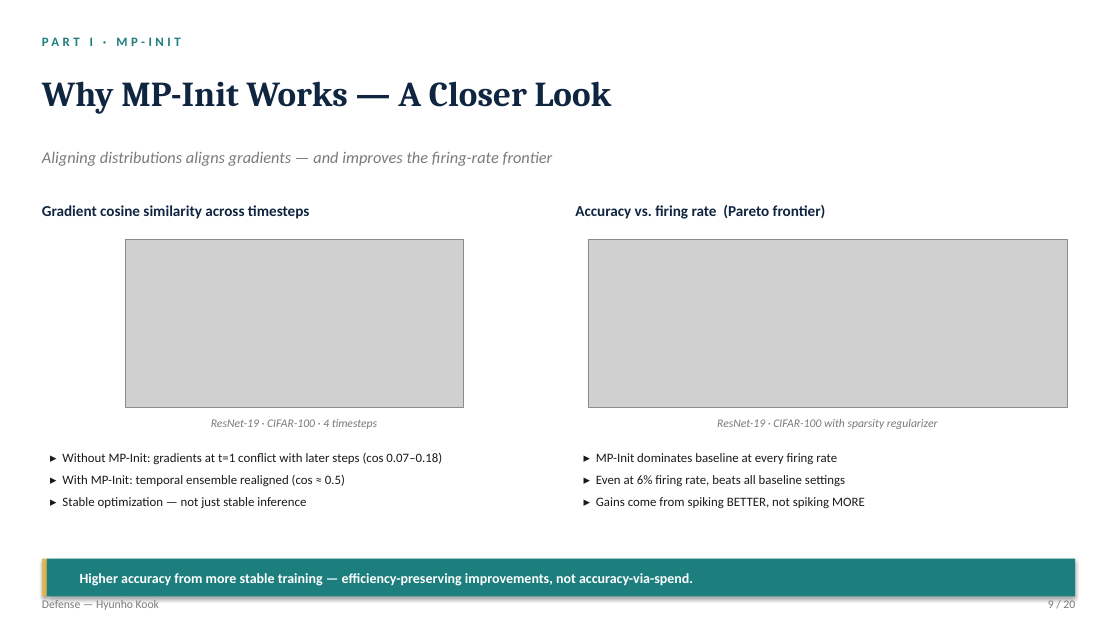
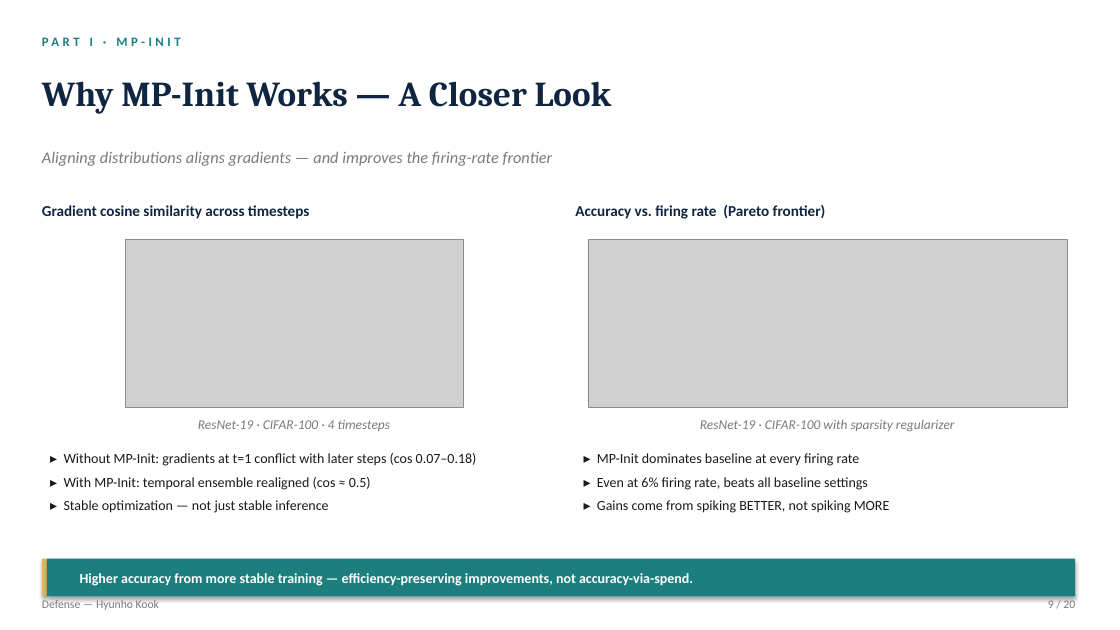
Before and after one commit to kookhh0827/POSTECH_thesis_template_latex, a slide deck: slide 9 of Hyunho_Kook_Master_Defense.pptx. Drawn at 1120x630 pixels with LibreOffice and Linux fonts; fonts in the diff are those of the drawing; grey boxes stand for pictures. Boxes give left, top, right and bottom in pixels: in the first picture for what was removed or moved away, otherwise in the second. Text is boxed around its words. In the diff, an @@ line names an element or a change of style, - is before the commit and + after.

```diff
--- a/Hyunho_Kook_Master_Defense.pptx
+++ b/Hyunho_Kook_Master_Defense.pptx
@@ text "ResNet-19 · CIFAR-100 · 4 ..." at [198,420,390,431]: size 10 to 11.5 pt @@
@@ text "ResNet-19 · CIFAR-100 with sparsity ..." at [700,420,955,431]: size 10 to 11.5 pt @@
@@ text "▸ Without MP-Init: gradients at ..." at [64,453,477,513]: size 11 to 12 pt @@
@@ text "▸ MP-Init dominates baseline at ..." at [597,453,890,513]: size 11 to 12 pt @@
```
Also in this commit, not shown: 17 other slides changed, 2 other files.
